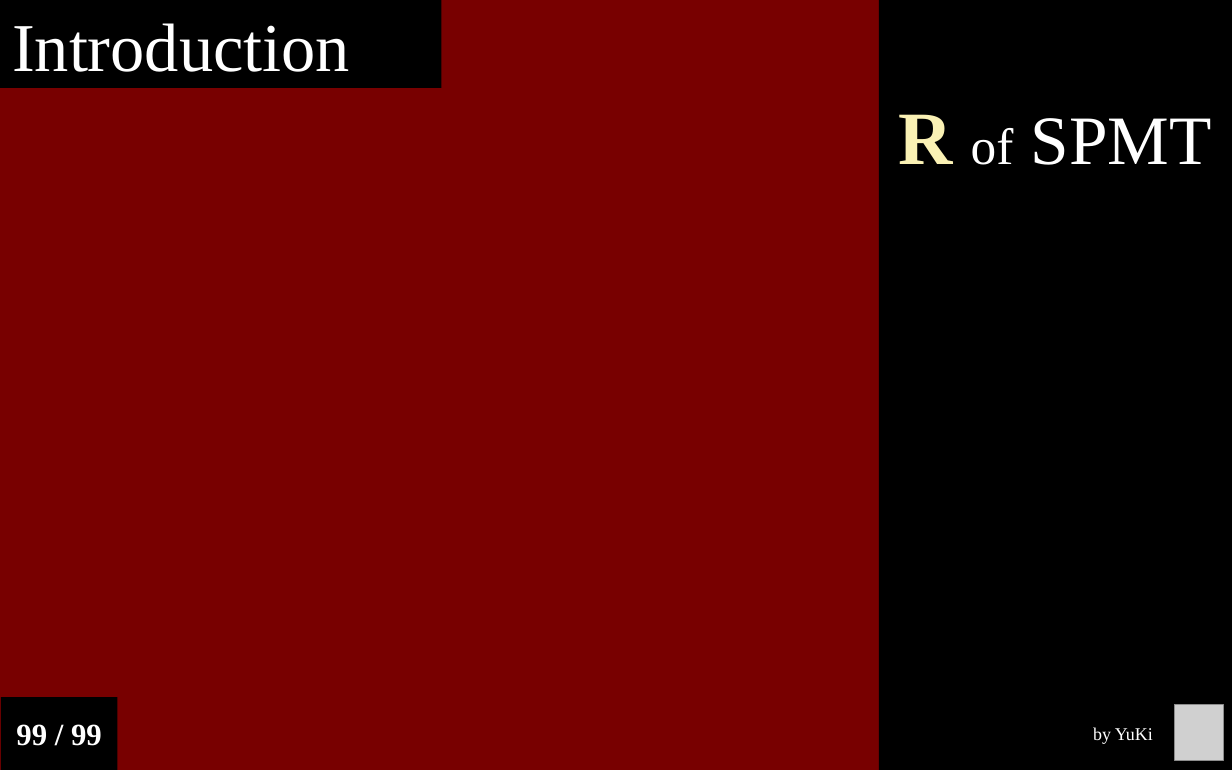
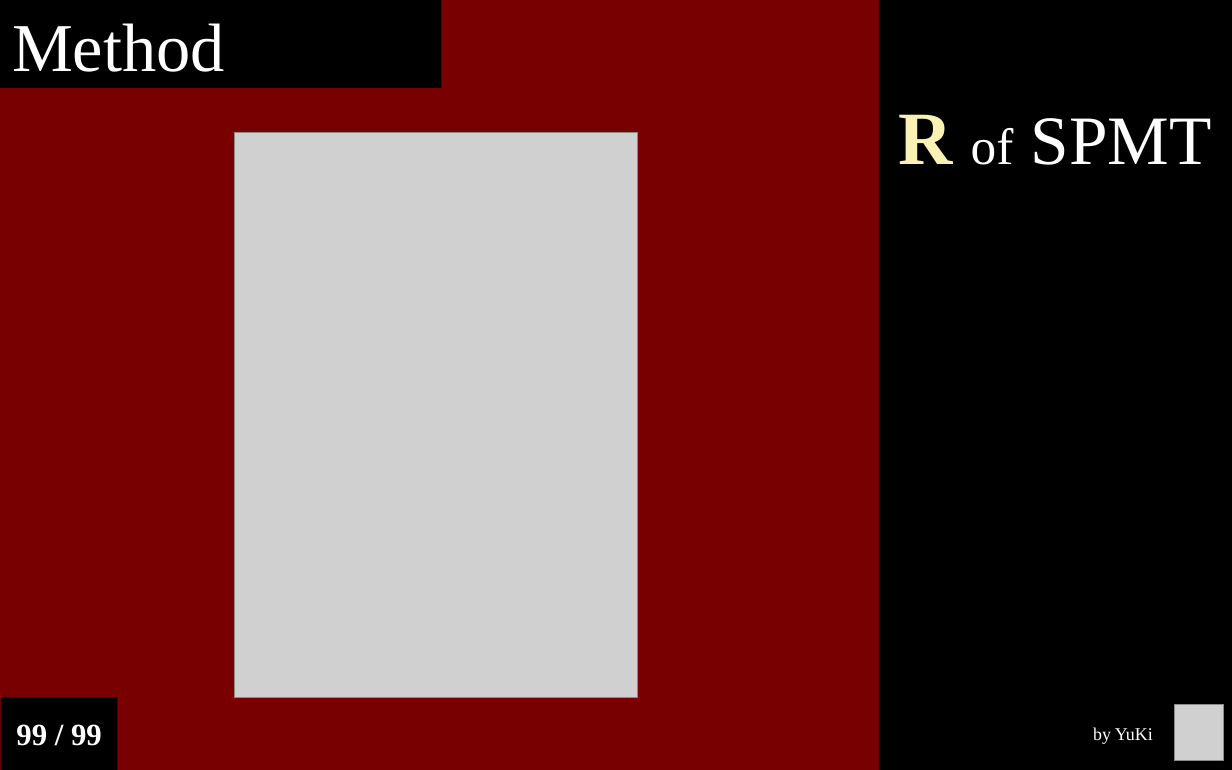
Before and after one commit to Chuan-Peng-Lab/ReliabilitySPE, a slide deck: slide 10 of 6_Reports/6_2_Phase_2/End_Semester_Report.pptx (slide 4 before the commit). Drawn at 1232x770 pixels with LibreOffice and Linux fonts; fonts in the diff are those of the drawing; grey boxes stand for pictures. Boxes give left, top, right and bottom in pixels: in the first picture for what was removed or moved away, otherwise in the second. Text is boxed around its words. In the diff, an @@ line names an element or a change of style, - is before the commit and + after.

```diff
--- a/6_Reports/6_2_Phase_2/End_Semester_Report.pptx
+++ b/6_Reports/6_2_Phase_2/End_Semester_Report.pptx
@@ text in rectangle at [12,23,225,72]: text changed @@
-Introduction
+Method
@@ picture added at [234,133,637,697] @@
```
Also in this commit, not shown: 1 other slide changed, 6 slides added.
